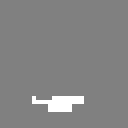
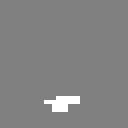
Comparing the layer stacks of the two 128 x 128 images. Changes:
painted on "Layer 3" over [32, 96, 84, 112]
